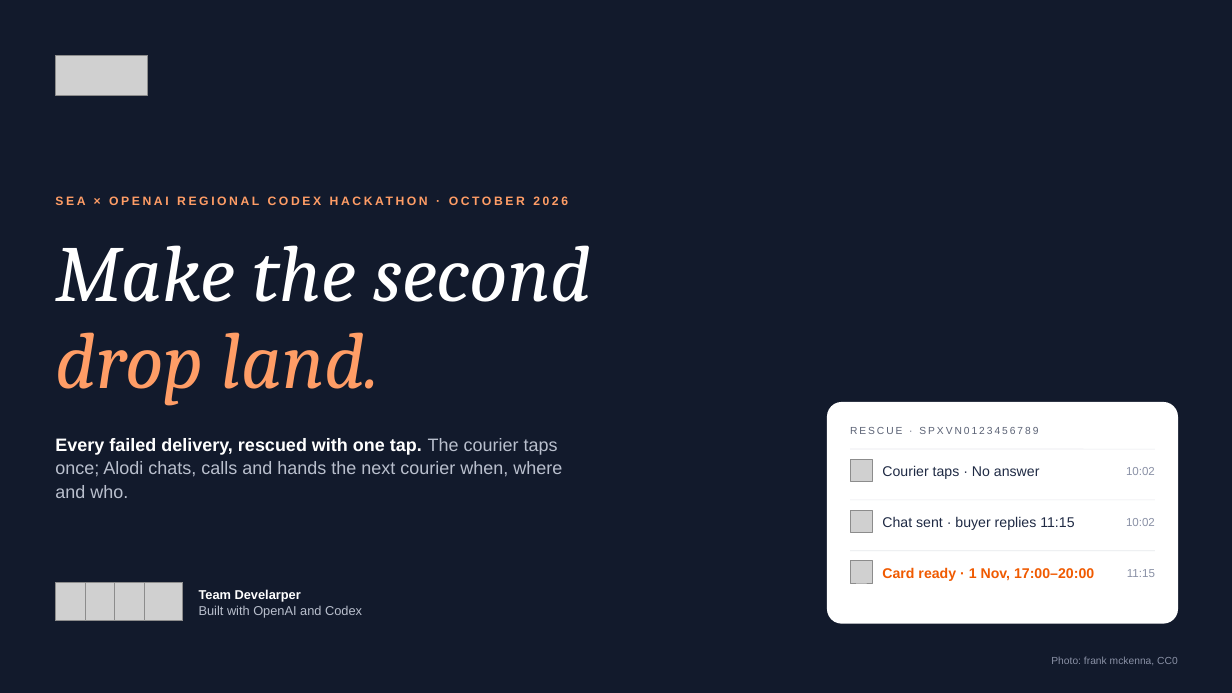
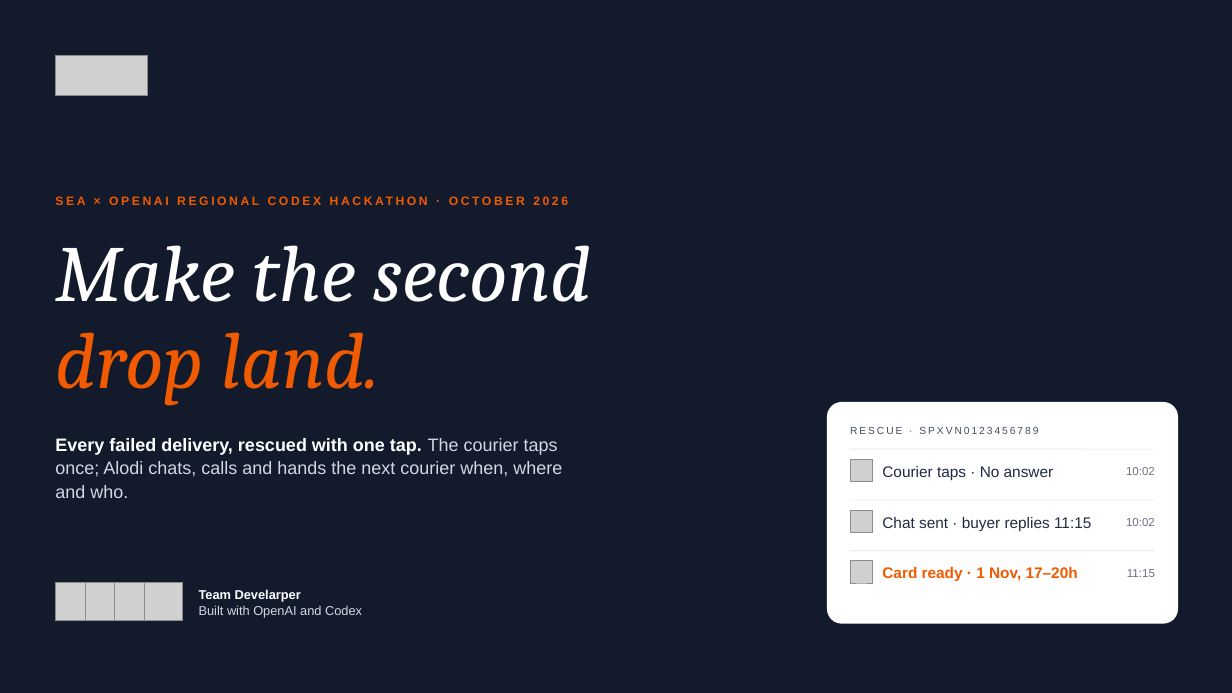
Before and after one commit to BennedictQuanTon/Alodi-Regional-Codex-Hackathon-2026, a slide deck: slide 1 of prep/01-pitch/Alodi-Pitch.pptx. Drawn at 1232x693 pixels with LibreOffice and Linux fonts; fonts in the diff are those of the drawing; grey boxes stand for pictures; background and template pictures are left out. Boxes give left, top, right and bottom in pixels: in the first picture for what was removed or moved away, otherwise in the second. Text is boxed around its words. In the diff, an @@ line names an element or a change of style, - is before the commit and + after.

Commit message:
deck: brand orange, stronger greys, larger body text, numbered references on a closing References slide

```diff
--- a/prep/01-pitch/Alodi-Pitch.pptx
+++ b/prep/01-pitch/Alodi-Pitch.pptx
@@ text "SEA × OPENAI REGIONAL CODEX ..." at box(253, 606, 362, 618): text colour #FF9D66 to #F05A00 @@
@@ text at box(55, 332, 380, 405): text colour #FF9D66 to #F05A00 in "drop land." @@
@@ text "Every failed delivery, rescued with ..." at box(55, 438, 562, 498): text colour #B9BFCD to #D2D7E1 in "The courier taps once; Alodi chats, calls ..." @@
@@ text "RESCUE · SPXVN0123456789" at box(850, 427, 1038, 434): text colour #5B6275 to #464E62 @@
@@ text "Courier taps · No answer" at box(882, 466, 1054, 480): size 11 to 12 pt @@
@@ text "Chat sent · buyer replies ..." at box(882, 517, 1091, 531): size 11 to 12 pt @@
@@ text at box(882, 567, 1078, 581): text changed; size 11 to 12 pt @@
-Card ready · 1 Nov, 17:00–20:00
+Card ready · 1 Nov, 17–20h
@@ text colour #8A91A6 to #6B7285 in 3 elements at box(1126, 467, 1155, 475), box(1126, 518, 1155, 526), box(1127, 569, 1155, 577) @@
@@ text at box(199, 605, 321, 615): text colour #B9BFCD to #D2D7E1 in "Built with OpenAI and Codex" @@
@@ text removed at box(1051, 656, 1178, 665) @@
-Photo: frank mckenna, CC0
```
Also in this commit, not shown: 11 other slides changed, 1 slide added, 2 other files.
